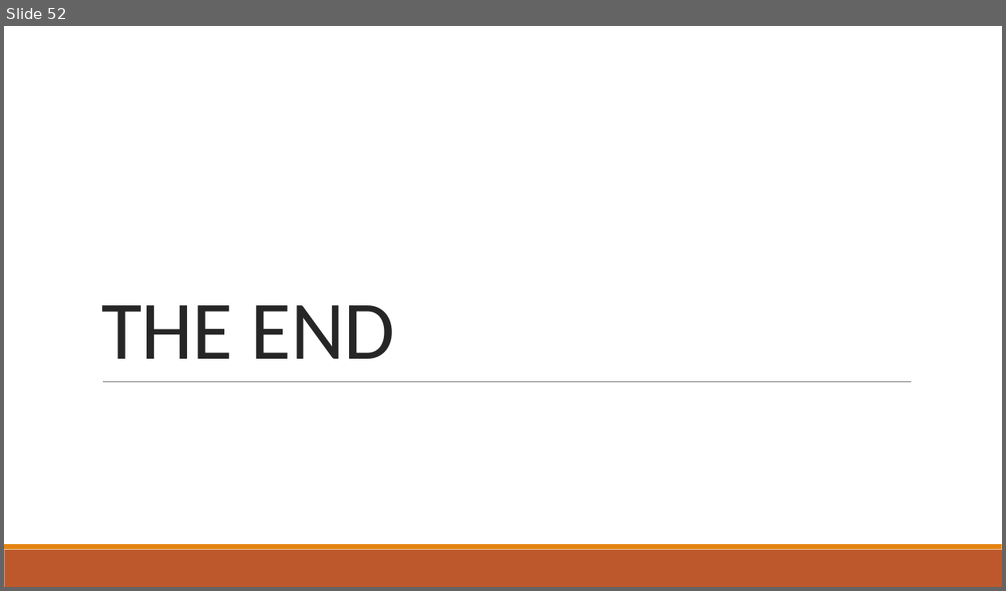
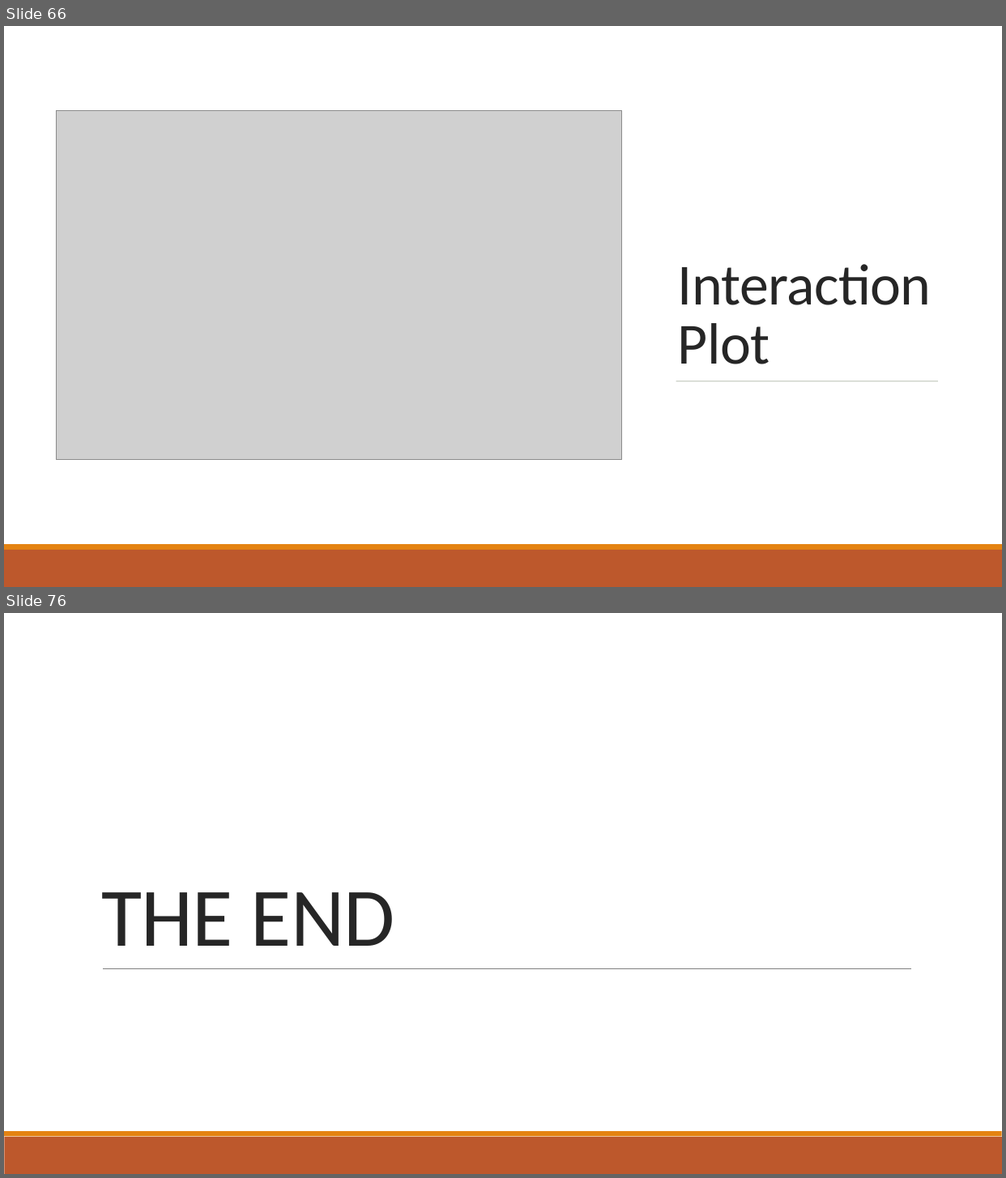
Before and after one commit to mpan31415/AutonomyFitts, a slide deck: R_analysis/results_interpretation_short.pptx. Shown one above the other, each under a label of ours: slide 52 before the commit, slides 66 and 76 after it; the slides between them are not shown. The pictures are 1006x591 and 1006x1178 pixels, drawn with LibreOffice and Linux fonts; fonts in the diff are those of the drawing; grey boxes stand for pictures. Boxes give left, top, right and bottom in pixels: in the first picture for what was removed or moved away, otherwise in the second. Text is boxed around its words. In the diff, an @@ line names an element or a change of style, - is before the commit and + after.

```diff
--- a/R_analysis/results_interpretation_short.pptx
+++ b/R_analysis/results_interpretation_short.pptx
@@ slide 66 added at bbox=[4, 26, 1002, 587], background #FFFFFF @@
@@ rectangle added at bbox=[4, 26, 1002, 544], fill #FFFFFF @@
@@ picture added at bbox=[56, 110, 621, 460] @@
@@ title added at bbox=[678, 264, 931, 365], 56 pt, text #262626 @@
+Interaction Plot
@@ line added from (676, 382) to (938, 382), #637052 0.5 pt @@
@@ rectangle added at bbox=[4, 544, 1002, 550], fill #E48312 @@
@@ rectangle added at bbox=[4, 550, 1002, 587], fill #BD582C @@
@@ what was slide 52 is now slide 76 @@
```
Also in this commit, not shown: 23 other slides added, 2 other files.
